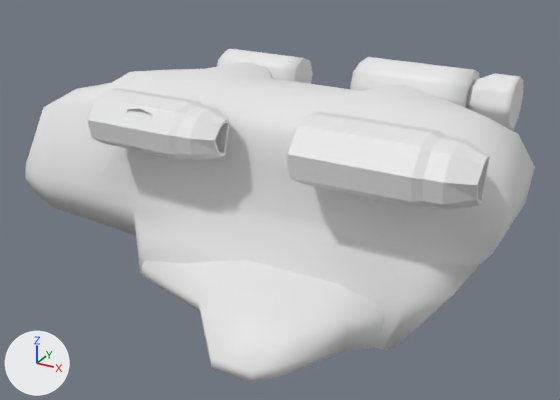
Two versions of the Blender file trunk/media/models/vehicles/troopshuttle/troopshuttle.blend, one commit apart.
Both versions are drawn from a 50 mm camera at (5.28, -9.25, 4.46) aimed at (0.28, -0.15, -0.09). The lights are fixed; the arrows at lower left show +X, +Y and +Z.

The older version as bpy lines, for what is in view:
```python
ob_cube = bpy.data.objects.new('Cube', me_cube)
ob_cube.location = (0.96, -0.46, -0.44)
ob_cube_001 = bpy.data.objects.new('Cube.001', me_cube_001)
ob_cube_001.location = (0.02, -0.46, 0.43)
ob_cube_001.rotation_euler = (1.571, 0.0, 0.0)  # degrees (90, 0, 0)
ob_cube_002 = bpy.data.objects.new('Cube.002', me_cube_002)
ob_cube_002.location = (-0.86, -1.67, 1.19)
ob_cube_002.rotation_euler = (1.571, 0.232, 1.571)  # degrees (90, 13, 90)
ob_cube_004 = bpy.data.objects.new('Cube.004', me_cube_004)
ob_cube_004.location = (2.18, -1.66, 1.23)
ob_cube_004.rotation_euler = (1.571, 0.232, 1.571)  # degrees (90, 13, 90)
ob_cube_004.scale = (1.13, 1.13, 1.13)
ob_cylinder_002 = bpy.data.objects.new('Cylinder.002', me_cylinder_005)
ob_cylinder_002.location = (1.75, 1.06, 1.46)
ob_cylinder_002.rotation_euler = (1.571, 0.0, 1.571)  # degrees (90, 0, 90)
ob_cylinder_002.scale = (1.23, 1.23, 1.23)
ob_cylinder_006 = bpy.data.objects.new('Cylinder.006', me_cylinder_002)
ob_cylinder_006.location = (-0.73, 1.06, 1.4)
ob_cylinder_006.rotation_euler = (1.571, 0.0, 1.571)  # degrees (90, 0, 90)
```
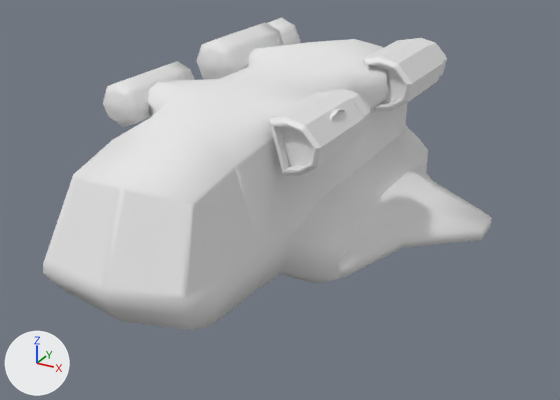
The change, as a list of edits to the scene's bpy script:
```text
Change me_cube_001:
    used by ob_cube_001; location = (0.02, -0.46, 0.43); rotation_euler = (1.571, 0.0, 0.0), in degrees (90, 0, 0)
    remove me_cube_001.from_pydata(...)  # 162 vertices, 154 faces; spans x -3.68..3.68, y -1.35..1.35, z -1.57..1.57
    add me_cube_001.from_pydata(...)  # 180 vertices, 172 faces; spans x -3.68..3.68, y -1.35..1.35, z -1.57..1.57
    me_cube_001 part 1
    6 faces are deleted
    18 vertices are added at x -3.64..-2.15, y -0.25..0.8, z -1.07..1.06
    24 new faces join them
Change ob_cube_004:
    ob_cube_004.location: (2.18, -1.66, 1.23) -> (1.2, 2.14, 1.23)
    ob_cube_004.rotation_euler: (1.571, 0.232, 1.571) -> (1.571, 0.232, 3.142)  # degrees (90, 13, 90) -> degrees (90, 13, 180)
Change ob_cube_002:
    ob_cube_002.location: (-0.86, -1.67, 1.19) -> (1.21, -0.89, 1.19)
    ob_cube_002.rotation_euler: (1.571, 0.232, 1.571) -> (1.571, 0.232, 3.142)  # degrees (90, 13, 90) -> degrees (90, 13, 180)
Change ob_cube:
    ob_cube.location: (0.96, -0.46, -0.44) -> (0.0, 0.93, -0.44)
    ob_cube.rotation_euler: (0.0, 0.0, 0.0) -> (0.0, 0.0, 1.571)  # degrees (0, 0, 0) -> degrees (0, 0, 90)
Change ob_cylinder_006:
    ob_cylinder_006.location: (-0.73, 1.06, 1.4) -> (-1.52, -0.77, 1.4)
    ob_cylinder_006.rotation_euler: (1.571, 0.0, 1.571) -> (1.571, 0.0, 3.142)  # degrees (90, 0, 90) -> degrees (90, 0, 180)
Change ob_cylinder_002:
    ob_cylinder_002.location: (1.75, 1.06, 1.46) -> (-1.52, 1.72, 1.46)
    ob_cylinder_002.rotation_euler: (1.571, 0.0, 1.571) -> (1.571, 0.0, 3.142)  # degrees (90, 0, 90) -> degrees (90, 0, 180)
Change ob_cube_001:
    ob_cube_001.location: (0.02, -0.46, 0.43) -> (0.0, -0.01, 0.43)
    ob_cube_001.rotation_euler: (1.571, 0.0, 0.0) -> (1.571, 0.0, 1.571)  # degrees (90, 0, 0) -> degrees (90, 0, 90)
```

Changed parts and their boxes [x1, y1, x2, y2] in the pictures (560 x 400 px):
'Cube.001', reshaped, moved, turned: before [25, 61, 535, 350]; after [43, 39, 428, 330]
'Cube', moved, turned: before [142, 260, 383, 383]; after [338, 165, 492, 278]
'Cube.004', moved, turned: before [286, 111, 490, 210]; after [363, 38, 447, 111]
'Cube.002', moved, turned: before [88, 88, 230, 161]; after [268, 89, 370, 176]
'Cylinder.002', moved, turned: before [350, 57, 524, 131]; after [196, 18, 300, 79]
'Cylinder.006', moved, turned: before [217, 48, 313, 84]; after [103, 61, 194, 127]
part 1 of me_cube_001, built on: before [26, 104, 91, 186]; after [44, 166, 260, 299]
